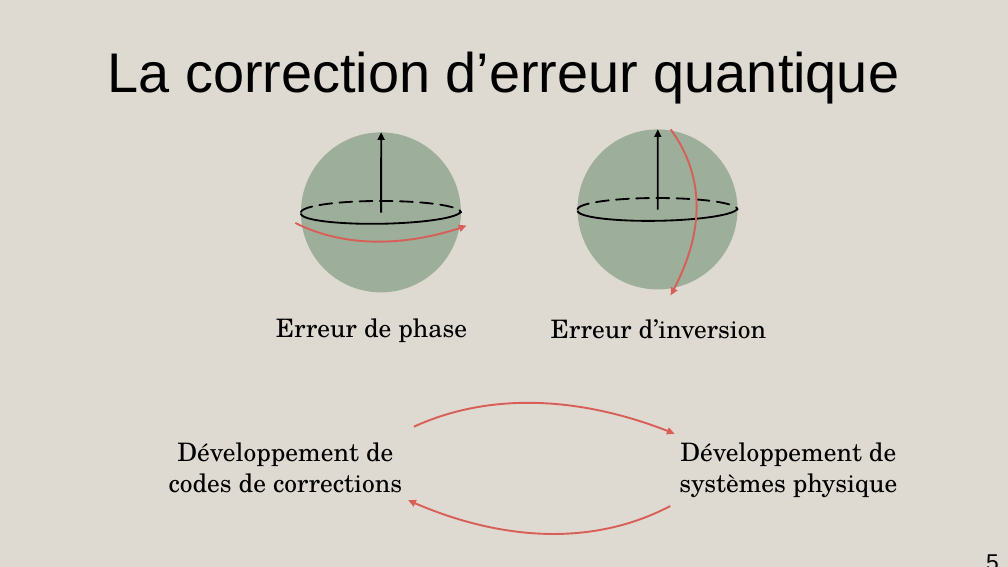
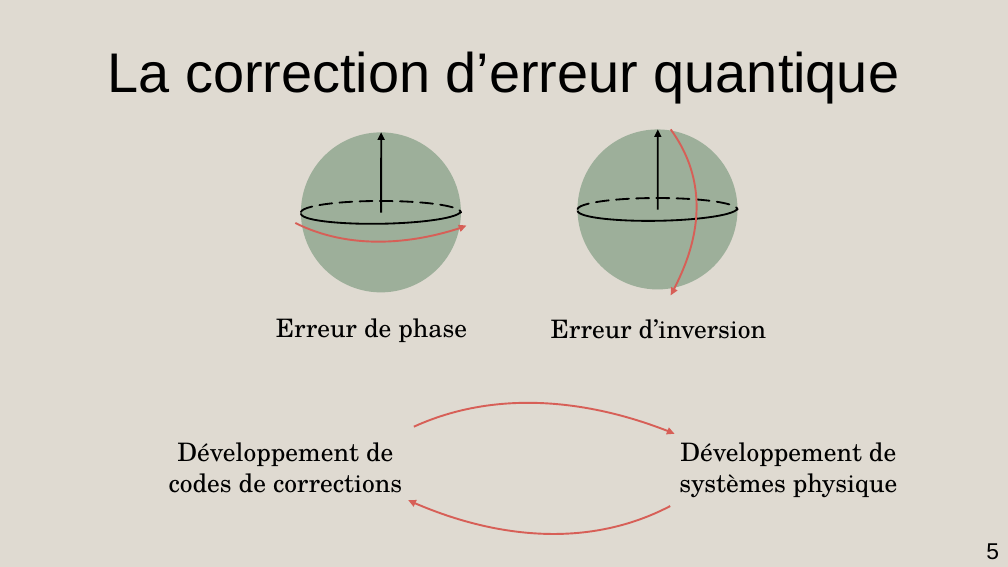
Before and after one commit to AmdaU/presentations, a slide deck: slide 5 of Seminaire/Seminaire.odp. Drawn at 1008x567 pixels with LibreOffice and Linux fonts; fonts in the diff are those of the drawing. Boxes give left, top, right and bottom in pixels: in the first picture for what was removed or moved away, otherwise in the second. Text is boxed around its words. In the diff, an @@ line names an element or a change of style, - is before the commit and + after.

```diff
--- a/Seminaire/Seminaire.odp
+++ b/Seminaire/Seminaire.odp
@@ page number rewrapped from (x1=886, y1=543, x2=1008, y2=567) to (x1=986, y1=543, x2=999, y2=560) @@
```
Also in this commit, not shown: 5 other slides changed, 5 other files.
